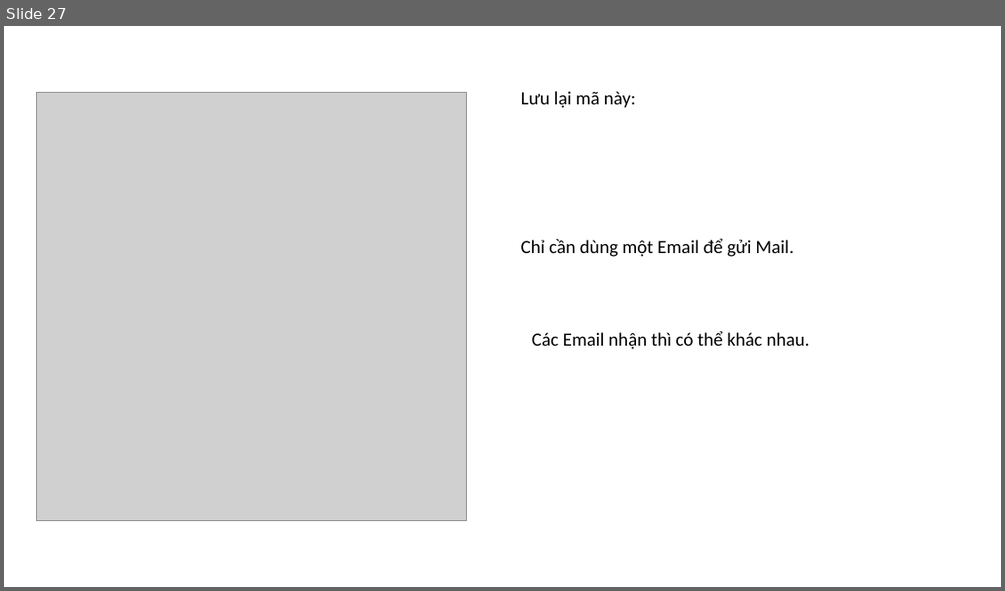
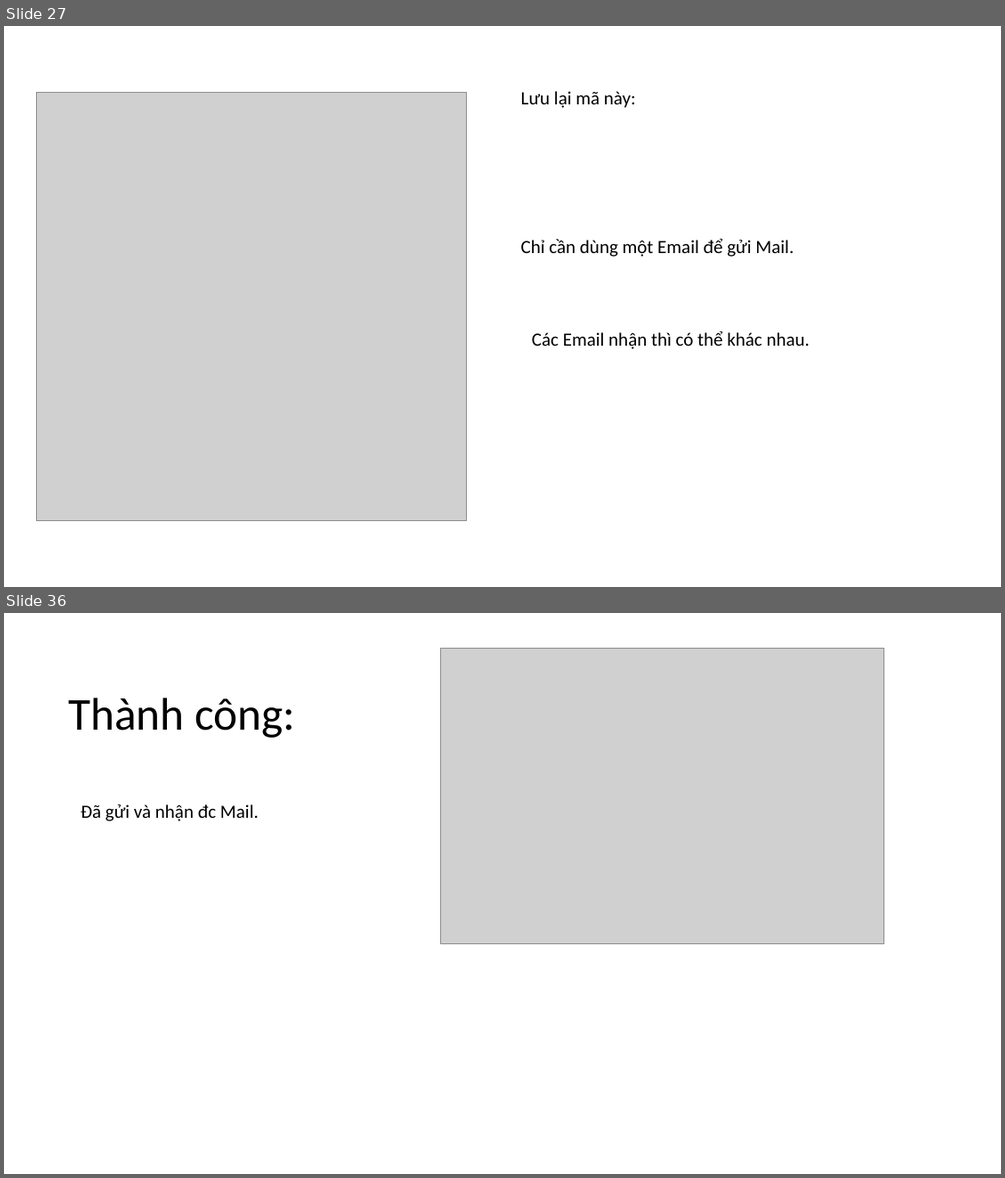
Before and after one commit to DangVanDoan05/WordPress, a slide deck: Tạo trang liên hệ trong WebSite.pptx. Shown one above the other, each under a label of ours: slide 27 before the commit, slides 27 and 36 after it; the slides between them are not shown. The pictures are 1005x591 and 1005x1178 pixels, drawn with LibreOffice and Linux fonts; fonts in the diff are those of the drawing; grey boxes stand for pictures. Boxes give left, top, right and bottom in pixels: in the first picture for what was removed or moved away, otherwise in the second. Text is boxed around its words. In the diff, an @@ line names an element or a change of style, - is before the commit and + after.

```diff
--- a/Tạo trang liên hệ trong WebSite.pptx
+++ b/Tạo trang liên hệ trong WebSite.pptx
@@ slide 36 added at <box>4,613,1001,1174</box>, background #FFFFFF @@
@@ picture added at <box>441,648,883,944</box> @@
@@ title added at <box>68,698,295,738</box>, 44 pt, text #000000 @@
+Thành công:
@@ text added at <box>81,804,259,821</box>, 18 pt, text #000000 @@
+Đã gửi và nhận đc Mail.
```
Also in this commit, not shown: 8 slides changed, 12 other slides added, 1 slide removed, 3 other files.
